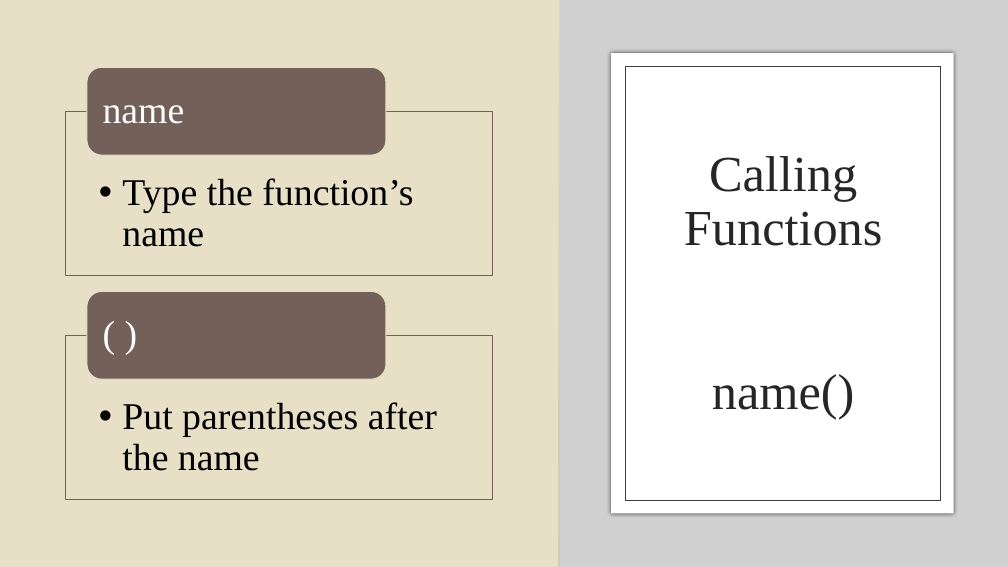
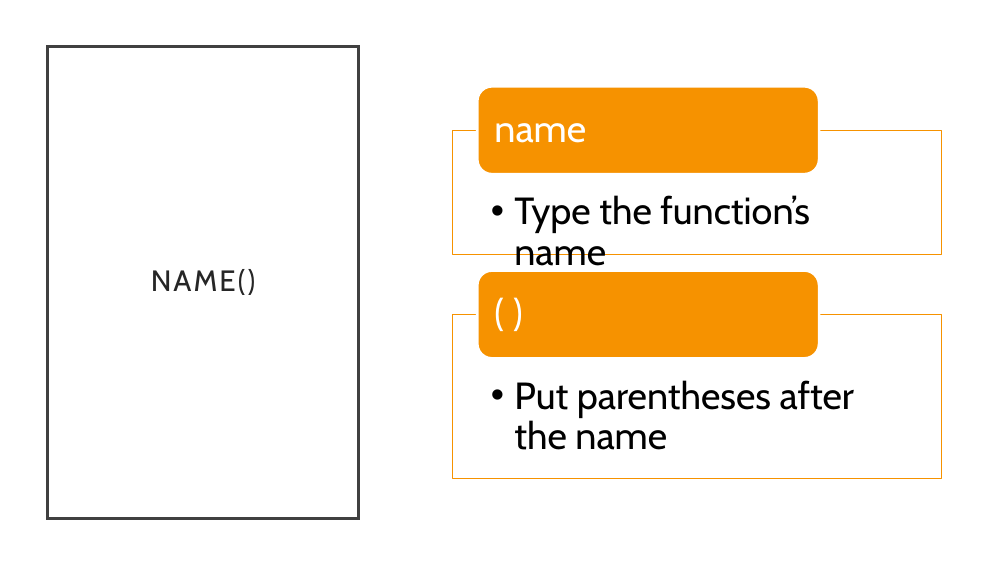
Before and after one commit to rsera/Junior-Knights, a slide deck: slide 9 of Python Day 8 Functions.pptx (slide 7 before the commit). Drawn at 1008x567 pixels with LibreOffice and Linux fonts; fonts in the diff are those of the drawing; grey boxes stand for pictures. Boxes give left, top, right and bottom in pixels: in the first picture for what was removed or moved away, otherwise in the second. Text is boxed around its words. In the diff, an @@ line names an element or a change of style, - is before the commit and + after.

```diff
--- a/Python Day 8 Functions.pptx
+++ b/Python Day 8 Functions.pptx
@@ background #E7E0C7 to #FFFFFF @@
@@ rectangle removed at box(0, 0, 1008, 567) @@
@@ rectangle removed at box(0, 0, 559, 567) @@
@@ picture removed at box(560, 0, 1008, 567) @@
@@ rectangle removed at box(31, 31, 978, 536) @@
@@ title "NAME()": place and size @@
-title "NAME()" at box(684, 156, 883, 419)
+title "NAME()" at box(48, 46, 359, 518)
@@ title "NAME()" at box(48, 46, 359, 518): fill none to #FFFFFF; outline none to #404040 2.5 pt @@
@@ rectangle removed at box(611, 53, 954, 513) @@
@@ rectangle removed at box(625, 67, 940, 500) @@
@@ text "name": place and size @@
-text "name" at box(103, 105, 185, 124)
+text "name" at box(494, 123, 586, 143)
@@ text "Type the function’s name": place and size @@
-text "Type the function’s name" at box(122, 178, 413, 247)
+text "Type the function’s name" at box(514, 195, 810, 274)
@@ title at box(151, 269, 255, 295): text changed; size 48 to 28 pt; font Times New Roman to Cabin @@
-Calling Functions
-name()
+NAME()
@@ group removed at box(66, 67, 493, 500): 2 rectangles, 2 rounded rectangles @@
@@ group added at box(453, 86, 941, 479): 2 rectangles, 2 rounded rectangles @@
@@ font Times New Roman to Cabin in 4 elements at box(514, 380, 855, 450), box(514, 195, 810, 274), box(494, 123, 586, 143), box(482, 275, 815, 355) @@
@@ text "( )": place and size @@
-text "( )" at box(91, 296, 382, 375)
+text "( )" at box(482, 275, 815, 355)
@@ text "Put parentheses after the name": place and size @@
-text "Put parentheses after the name" at box(122, 402, 437, 471)
+text "Put parentheses after the name" at box(514, 380, 855, 450)
```
Also in this commit, not shown: 19 other slides changed, 2 slides added, 13 other files.
